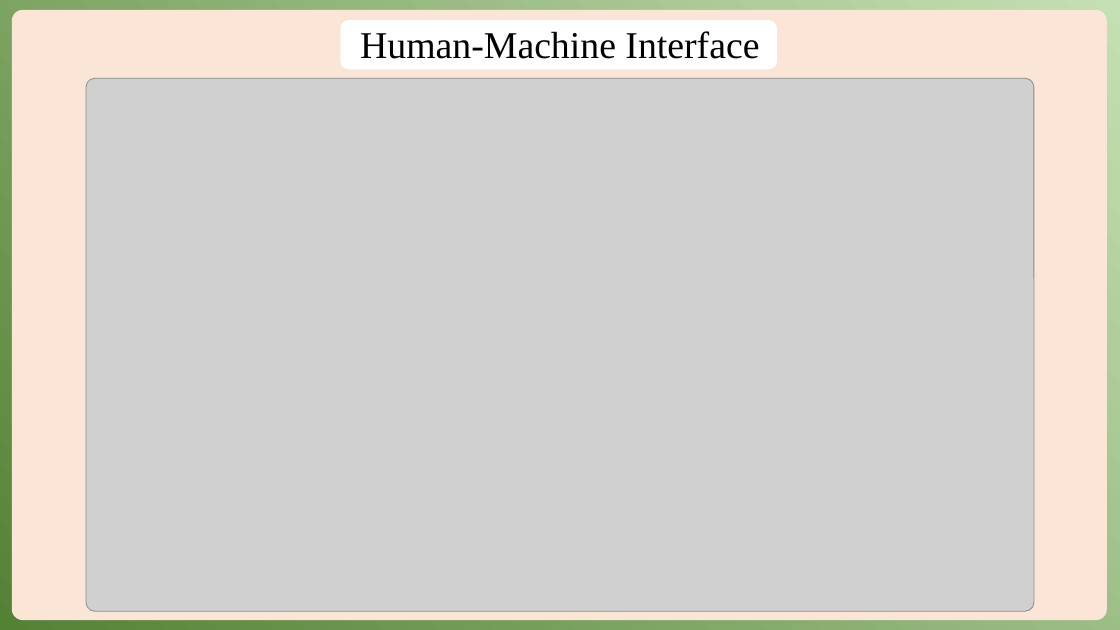
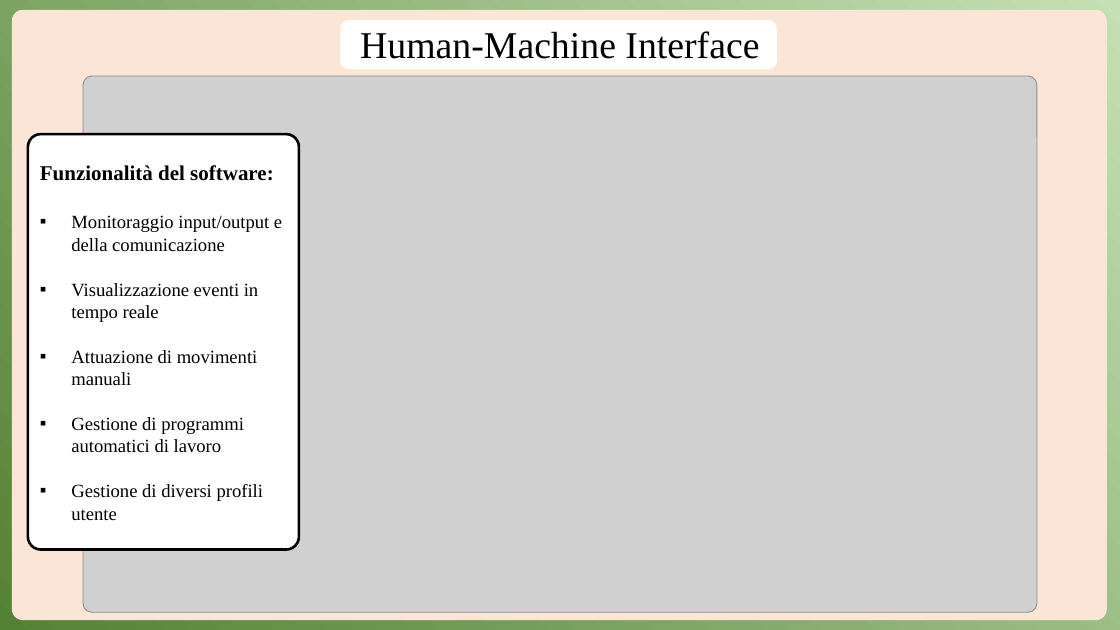
Before and after one commit to Anrighe/Tesi-Laurea-Triennale-Informatica-Unimore, a slide deck: slide 2 of Presentazione_Tesi_Triennale_Informatica_Unimore_2022_2023_Enrico_Marras_152336.pptx. Drawn at 1120x630 pixels with LibreOffice and Linux fonts; fonts in the diff are those of the drawing; grey boxes stand for pictures. Boxes give left, top, right and bottom in pixels: in the first picture for what was removed or moved away, otherwise in the second. Text is boxed around its words. In the diff, an @@ line names an element or a change of style, - is before the commit and + after.

```diff
--- a/Presentazione_Tesi_Triennale_Informatica_Unimore_2022_2023_Enrico_Marras_152336.pptx
+++ b/Presentazione_Tesi_Triennale_Informatica_Unimore_2022_2023_Enrico_Marras_152336.pptx
@@ picture resized from (x1=86, y1=78, x2=1034, y2=612) to (x1=83, y1=76, x2=1038, y2=613) @@
@@ rounded rectangle added at (x1=28, y1=134, x2=299, y2=550), fill #FFFFFF, outline #000000 2.25 pt, 16 pt, text #000000 @@
+Funzionalità del software:
+▪ Monitoraggio input/output e della comunicazione
+▪ Visualizzazione eventi in tempo reale
+▪ Attuazione di movimenti manuali
+▪ Gestione di programmi automatici di lavoro
+▪ Gestione di diversi profili utente
```
Also in this commit, not shown: 5 other slides changed.
